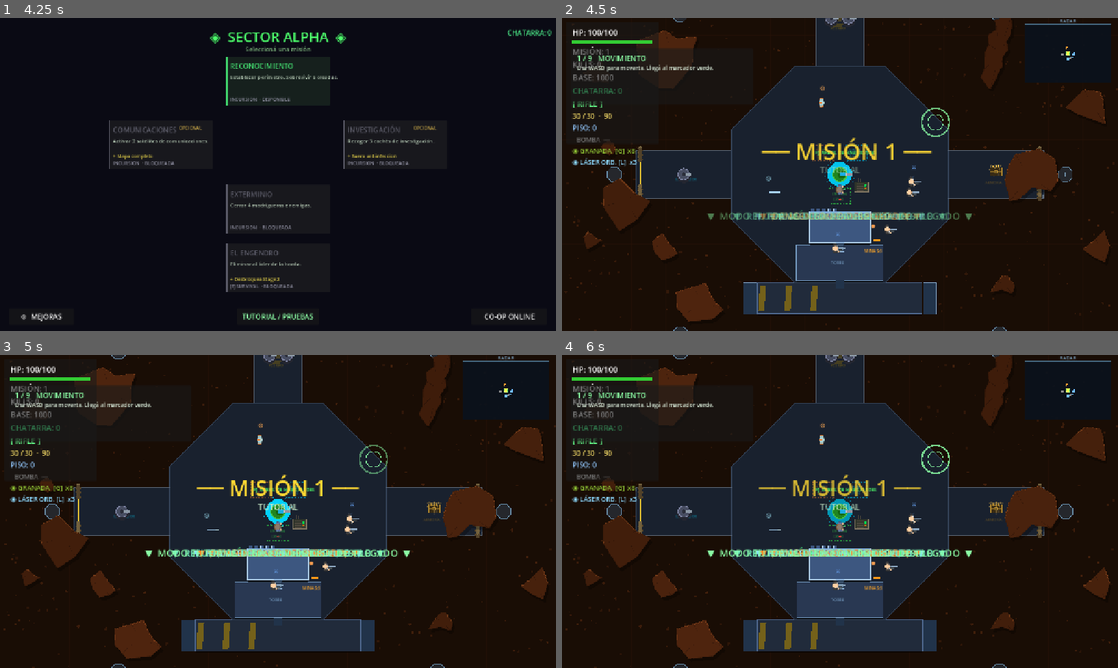
Above: before the commit, frames 1-4 (two rows, left to right).
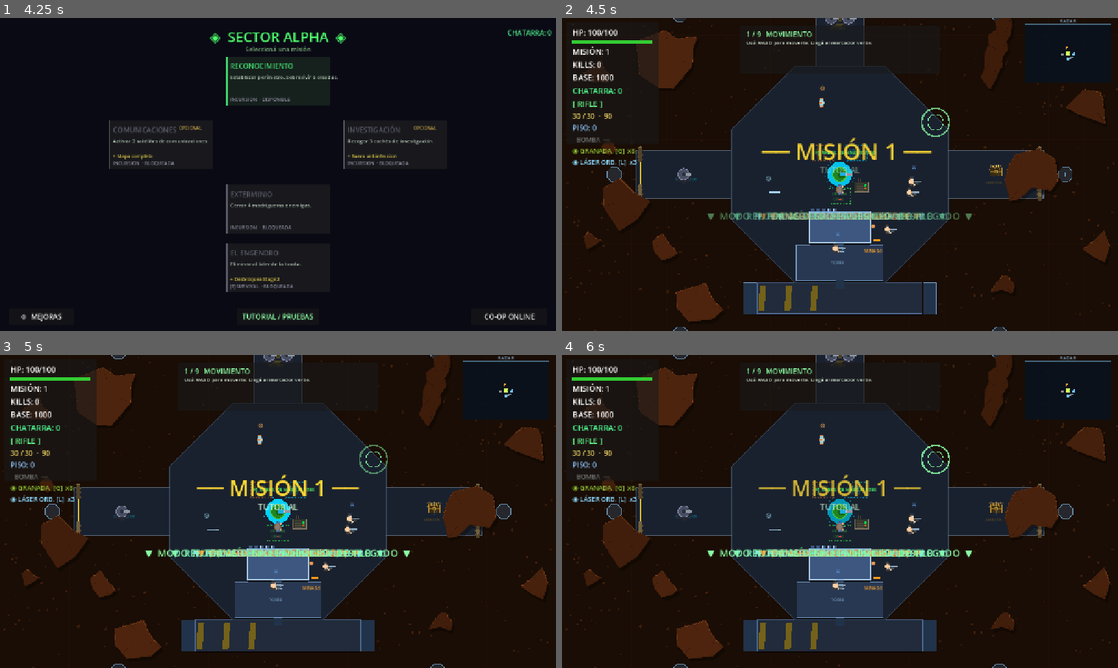
Above: after the commit, the same moments.

Repository: enriquecordero/last-colony
Game: Godot game, scene res://scenes/stage_select.tscn
Two runs of this game, one before a commit and one after it. Both use one fixed random seed, a clock stepped at 60 frames per second and the inputs below.
Inputs (mouse positions are in pixels of both pictures, inside the frame that each line leads up to):
- Up to frame 1 (4.25 s): click "⚙ MEJORAS" at 0.5 s; click "✕" at 1.25 s; click "CO-OP ONLINE" at 2 s; click "UNIRSE (conectar a IP)" at 2.75 s; click "← VOLVER" at 3.5 s
- Up to frame 2 (4.5 s): click "TUTORIAL / PRUEBAS" at 4.25 s
- Up to frame 3 (5 s): no input
- Up to frame 4 (6 s): tap Enter at 5 s; move the mouse to (962, 495) at 5.02 s; hold Right (ui_right) 5.03-5.75 s; hold F 5.03-5.75 s; click (962, 495) at 5.17 s; tap Space at 5.27 s; click "CERRAR" at 5.75 s

Frame 1 is identical in both runs. In frame 2, 1.7% of the frame differs, in the area x 2-60%, y 2-28%; in frame 3, 1.7%; in frame 4, 1.7%.

Commit message:
Move tutorial card to top-center so it doesn't overlap HUD stats
The card was anchored at (20, 70) which sat right on top of the
HP/MISIÓN/KILLS/BASE stack on the left HUD. Anchor it to the
top-center of the viewport instead, slightly smaller and tighter.

Toast also re-centered using PRESET_CENTER.

Co-Authored-By: Claude Sonnet 4.6 <noreply@anthropic.com>

Diff:
--- a/scripts/tutorial_runner.gd
+++ b/scripts/tutorial_runner.gd
@@ -91,30 +91,34 @@
 
 
 func _build_ui() -> void:
+	# Anchor card to TOP-CENTER so it doesn't overlap the left-side HUD stats
 	_card = Panel.new()
-	_card.size     = Vector2(420, 130)
-	_card.position = Vector2(20, 70)
+	_card.set_anchors_preset(Control.PRESET_CENTER_TOP)
+	_card.size     = Vector2(460, 110)
+	_card.position = Vector2(-230, 18)
 	_card.mouse_filter = MOUSE_FILTER_IGNORE
 	add_child(_card)
 
 	_title_lbl = Label.new()
-	_title_lbl.size     = Vector2(400, 26)
-	_title_lbl.position = Vector2(14, 10)
-	_title_lbl.add_theme_font_size_override("font_size", 17)
+	_title_lbl.size     = Vector2(440, 24)
+	_title_lbl.position = Vector2(14, 8)
+	_title_lbl.add_theme_font_size_override("font_size", 16)
 	_title_lbl.add_theme_color_override("font_color", Color(0.55, 1.0, 0.65))
 	_card.add_child(_title_lbl)
 
 	_body_lbl = Label.new()
-	_body_lbl.size     = Vector2(400, 90)
-	_body_lbl.position = Vector2(14, 36)
-	_body_lbl.add_theme_font_size_override("font_size", 13)
+	_body_lbl.size     = Vector2(440, 76)
+	_body_lbl.position = Vector2(14, 30)
+	_body_lbl.add_theme_font_size_override("font_size", 12)
 	_body_lbl.add_theme_color_override("font_color", Color(0.85, 0.92, 0.85))
 	_body_lbl.autowrap_mode = TextServer.AUTOWRAP_WORD_SMART
 	_card.add_child(_body_lbl)
 
+	# Toast appears mid-screen
 	_toast = Label.new()
+	_toast.set_anchors_preset(Control.PRESET_CENTER)
 	_toast.size     = Vector2(640, 36)
-	_toast.position = Vector2(320, 250)
+	_toast.position = Vector2(-320, -18)
 	_toast.add_theme_font_size_override("font_size", 22)
 	_toast.add_theme_color_override("font_color", Color(0.55, 1.0, 0.65))
 	_toast.horizontal_alignment = HORIZONTAL_ALIGNMENT_CENTER
